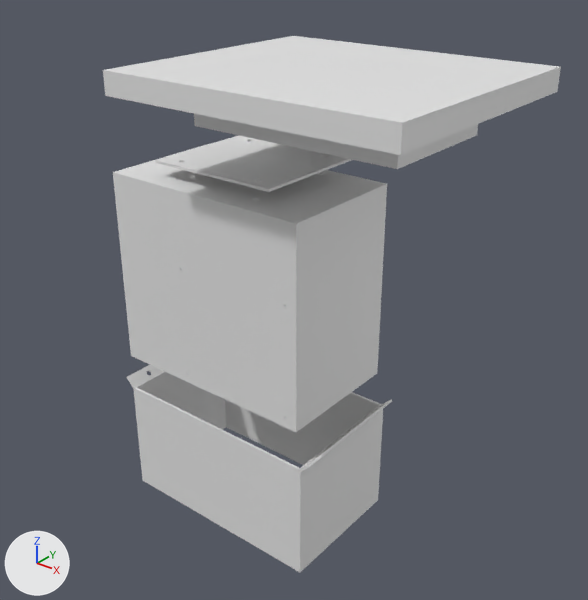
Two versions of the Blender file model/open-dash-landscape.blend, one commit apart.
The view is the same before and after, from a 50 mm lens placed at (393.0, -440.0, 179.0), pointed at (41.0, 0.0, -94.0). Every picture has the same lights, and +X, +Y and +Z are marked at lower left.

The first picture shows 'LCD', 'back-plate', 'box', 'receiver'.
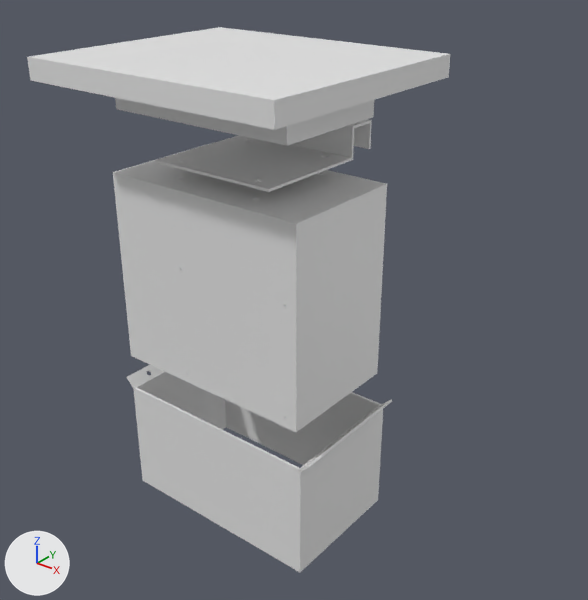
What differs and where, as boxes (x1, y1, x2, y2) in the pictures (588 x 600 px):
'LCD', mesh moved
    before: (103, 36, 561, 169)
    after: (27, 27, 450, 146)

Edits to the bpy script that builds the scene:
```text
Change me_lcd:
    where me_lcd.from_pydata(...)  # 272 vertices, 144 faces; spans x -31.0..190.0, y -96.0..96.0, z 0.0..40.0
    used by ob_lcd; location = (0.0, -7.6, 45.2)
    me_lcd part 1: the whole mesh is moved by (-80.0, 0.0, 0.0)
```
